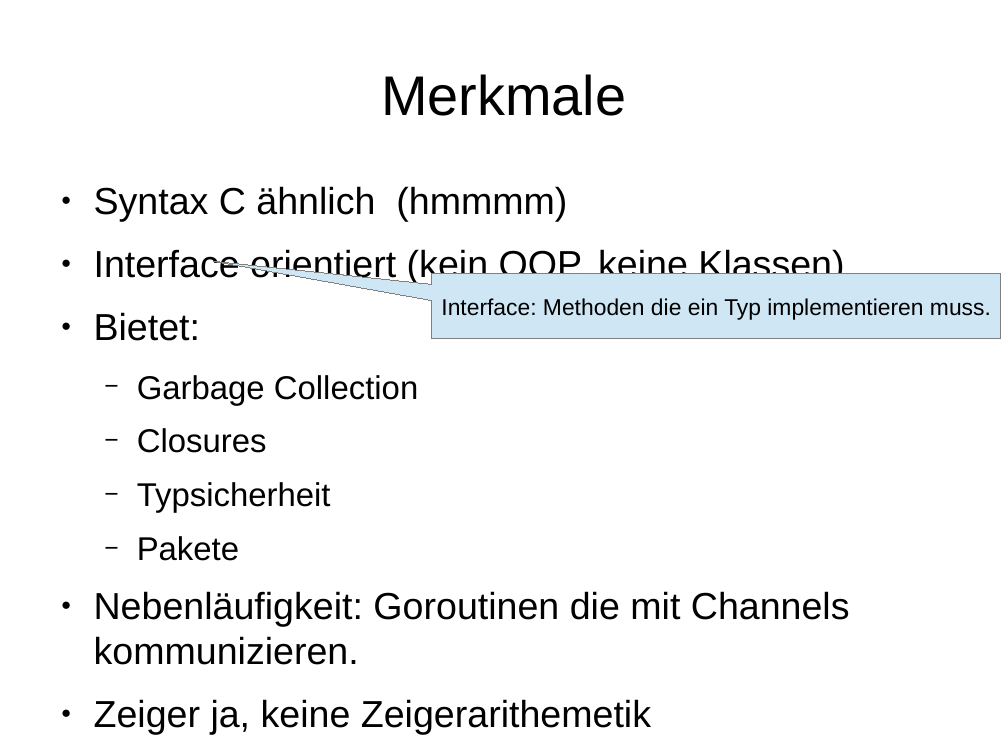
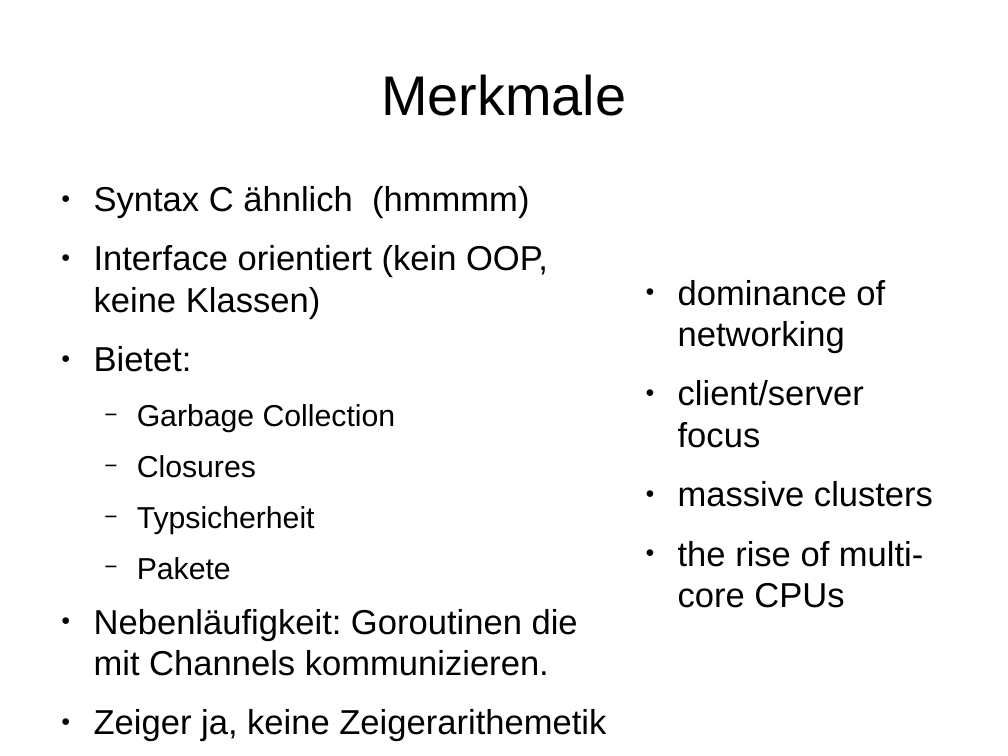
Before and after one commit to rayank77b/smallStuffs, a slide deck: slide 4 of programmierung/vortrag/golang.odp. Drawn at 1008x756 pixels with LibreOffice and Linux fonts; fonts in the diff are those of the drawing. Boxes give left, top, right and bottom in pixels: in the first picture for what was removed or moved away, otherwise in the second. Text is boxed around its words. In the diff, an @@ line names an element or a change of style, - is before the commit and + after.

```diff
--- a/programmierung/vortrag/golang.odp
+++ b/programmierung/vortrag/golang.odp
@@ text "Syntax C ähnlich (hmmmm)" at box(94, 186, 606, 741): size 29.6 to 27.2 pt in "Syntax C ähnlich (hmmmm)", "Interface orientiert (kein OOP, keine Klassen)", "Bietet:", "Nebenläufigkeit: Goroutinen die mit Channels kommunizieren." and 1 more places; size 25.9 to 23.8 pt in "Garbage Collection", "Closures", "Typsicherheit", "Pakete" @@
@@ speech box removed at box(432, 273, 1001, 338) @@
-Interface: Methoden die ein Typ implementieren muss.
@@ text added at box(678, 280, 933, 608), 27.2 pt, text #000000 @@
+● dominance of networking
+● client/server focus
+● massive clusters
+● the rise of multi-core CPUs
```
Also in this commit, not shown: 4 other slides changed, 4 other files.
